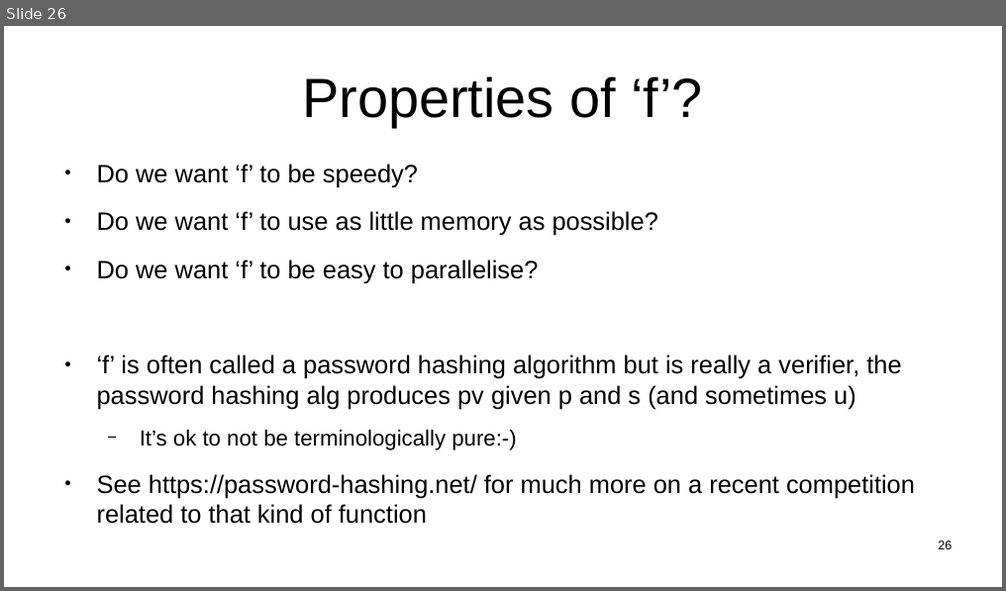
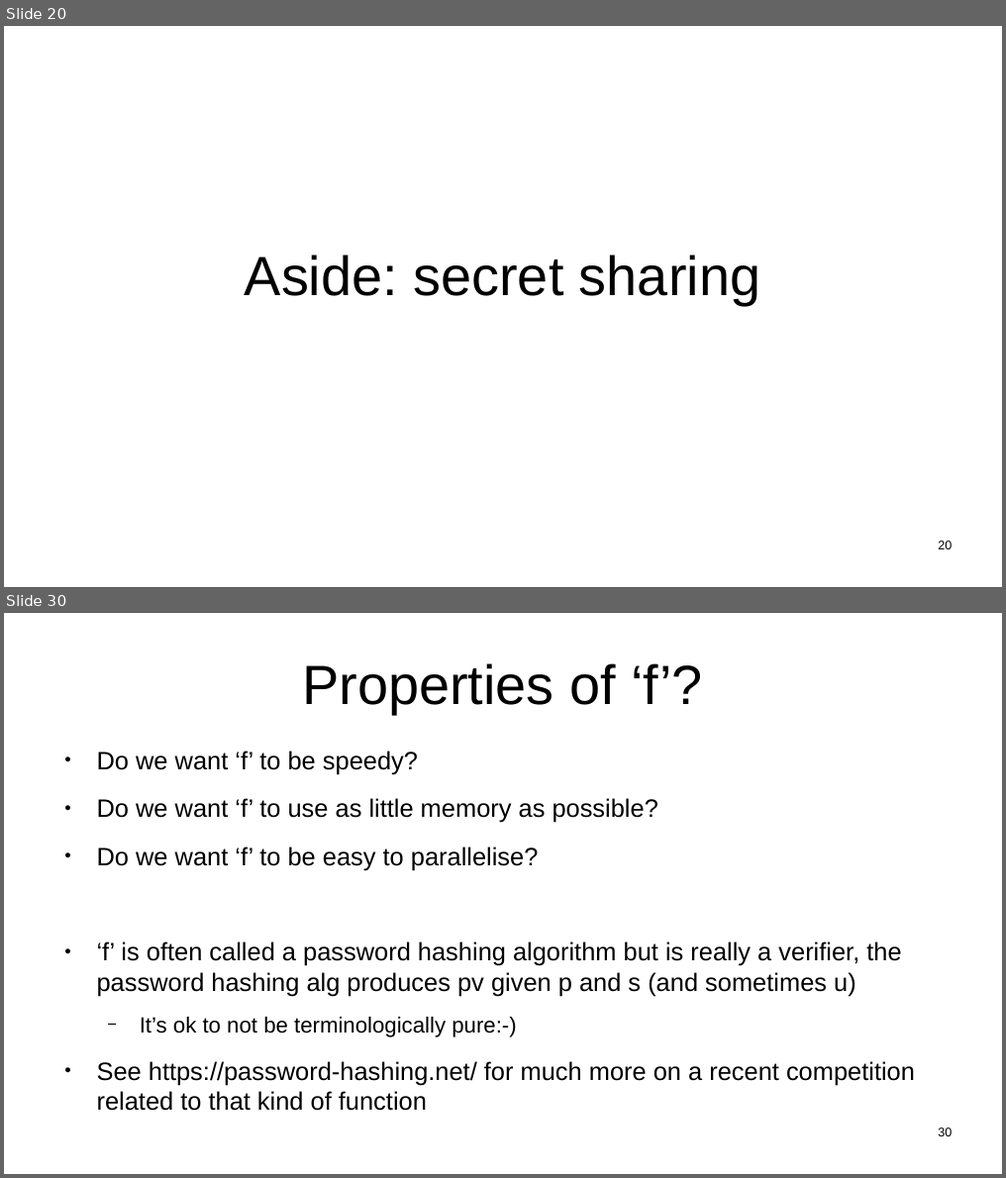
Before and after one commit to sftcd/witidtm, a slide deck: lectures/400-passwords.odp. Shown one above the other, each under a label of ours: slide 26 before the commit, slides 20 and 30 after it; the slides between them are not shown. The pictures are 1006x591 and 1006x1178 pixels, drawn with LibreOffice and Linux fonts; fonts in the diff are those of the drawing. Boxes give left, top, right and bottom in pixels: in the first picture for what was removed or moved away, otherwise in the second. Text is boxed around its words. In the diff, an @@ line names an element or a change of style, - is before the commit and + after.

```diff
--- a/lectures/400-passwords.odp
+++ b/lectures/400-passwords.odp
@@ slide 20 added at [4,26,1002,587], background #FFFFFF @@
@@ title added at [245,255,760,305], 44 pt, text #000000 @@
+Aside: secret sharing
@@ page number added at [938,541,951,550], 10 pt, text #000000 @@
+20
@@ what was slide 26 is now slide 30 @@
@@ page number at [938,1128,951,1137]: text changed @@
-26
+30
```
Also in this commit, not shown: 8 slides changed, 3 other slides added, 2 slides removed, 1 other file.
